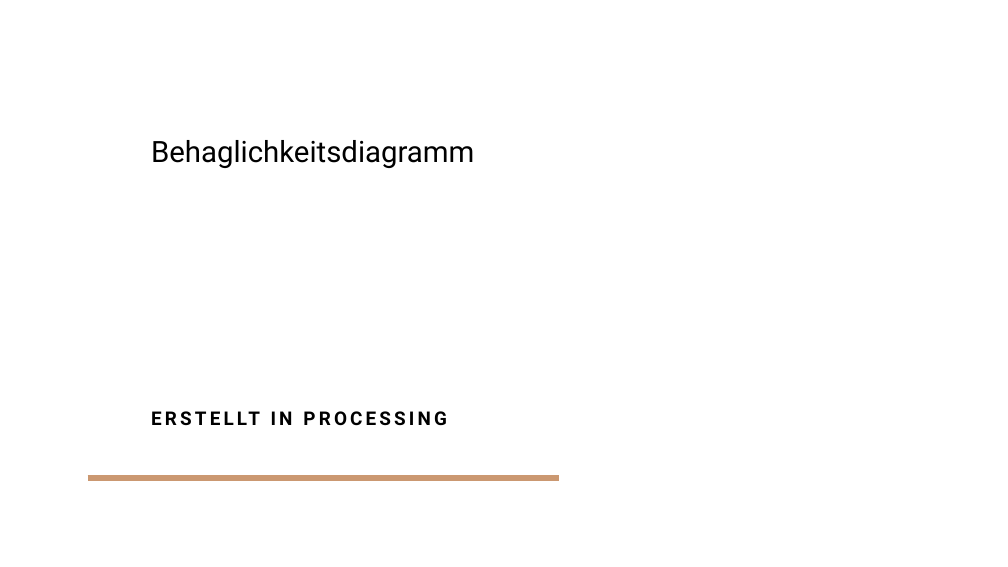
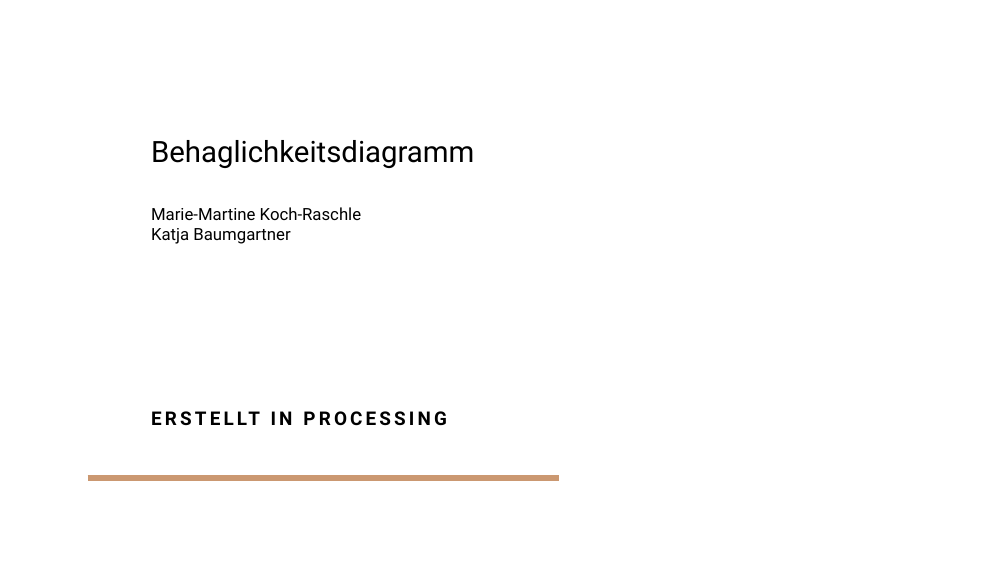
Before and after one commit to katjabaumgartner/KochBaumgartner, a slide deck: slide 1 of Behaglichkeitsdiagramm.pptx. Drawn at 1008x567 pixels with LibreOffice and Linux fonts; fonts in the diff are those of the drawing; background and template pictures are left out. Boxes give left, top, right and bottom in pixels: in the first picture for what was removed or moved away, otherwise in the second. Text is boxed around its words. In the diff, an @@ line names an element or a change of style, - is before the commit and + after.

```diff
--- a/Behaglichkeitsdiagramm.pptx
+++ b/Behaglichkeitsdiagramm.pptx
@@ title at (x1=151, y1=140, x2=474, y2=244): text changed; size 28 to 16 pt @@
-Behaglichkeitsdiagramm
+Behaglichkeitsdiagramm
+Marie-Martine Koch-Raschle
+Katja Baumgartner
```
Also in this commit, not shown: 3 other slides changed.
